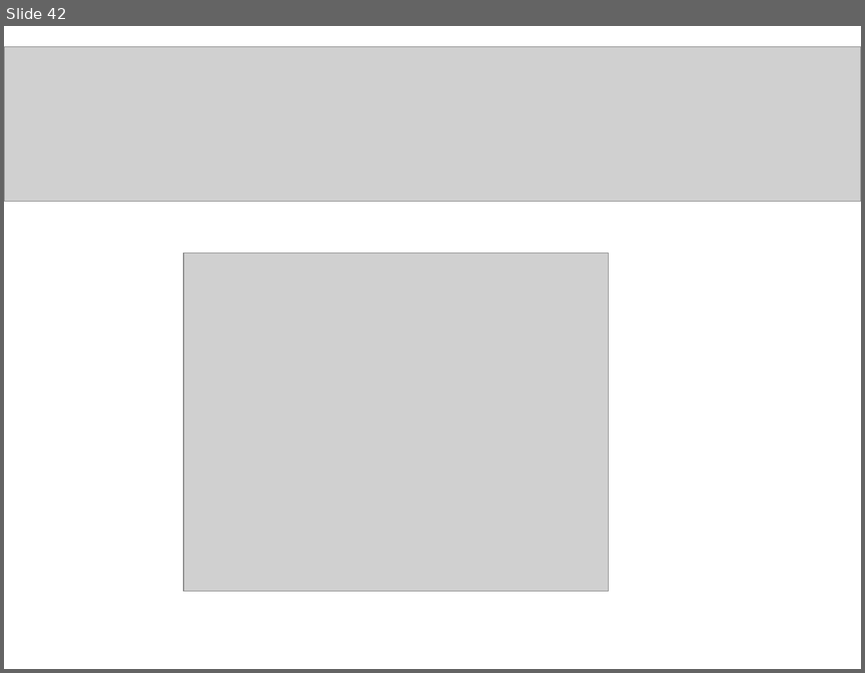
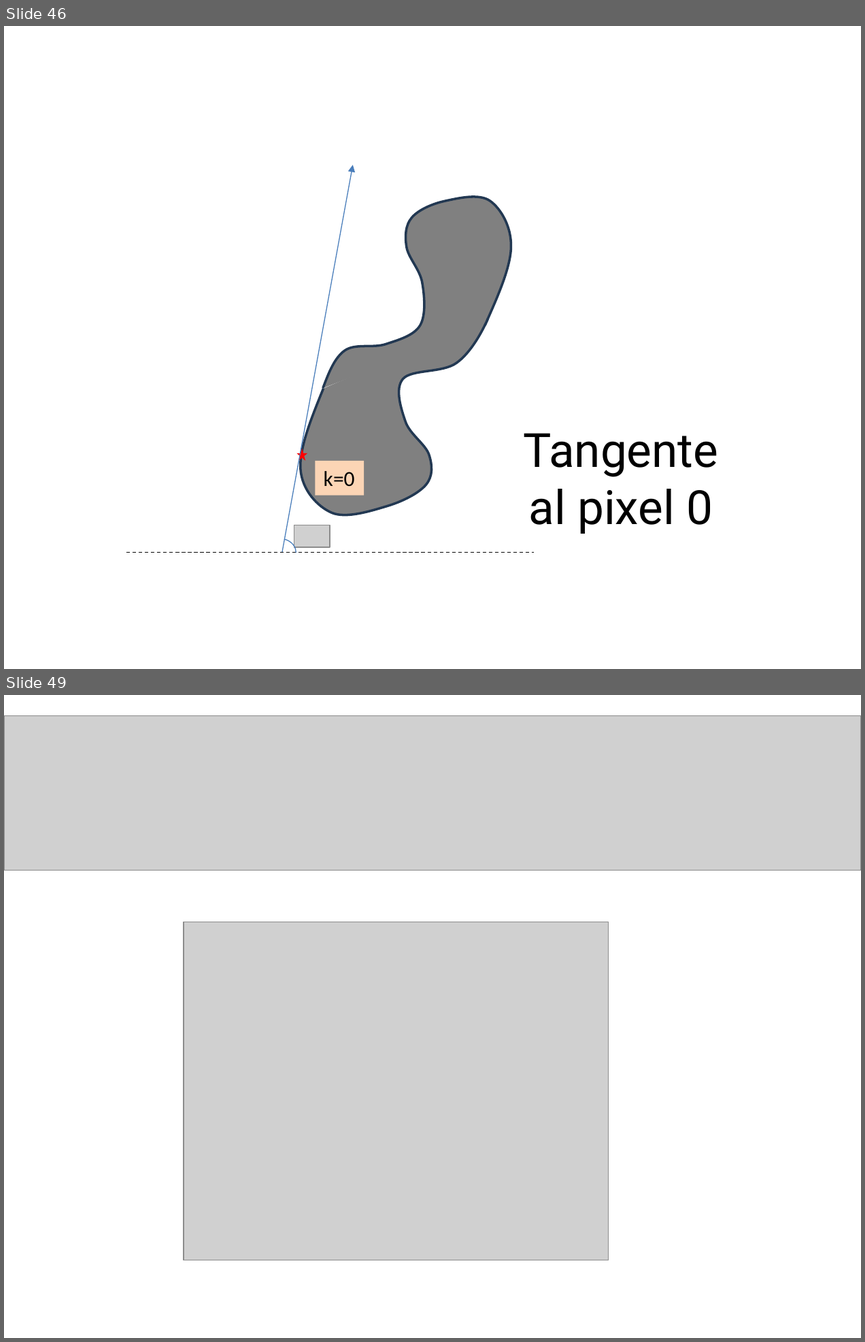
Before and after one commit to MFMG99/patrones, a slide deck: clases/Cap02_Extraccion_de_Caracteristicas/presentations/PAT02_DescriptoresFourier.pptx. Shown one above the other, each under a label of ours: slide 42 before the commit, slides 46 and 49 after it; the slides between them are not shown. The pictures are 865x673 and 865x1342 pixels, drawn with LibreOffice and Linux fonts; fonts in the diff are those of the drawing; grey boxes stand for pictures. Boxes give left, top, right and bottom in pixels: in the first picture for what was removed or moved away, otherwise in the second. Text is boxed around its words. In the diff, an @@ line names an element or a change of style, - is before the commit and + after.

```diff
--- a/clases/Cap02_Extraccion_de_Caracteristicas/presentations/PAT02_DescriptoresFourier.pptx
+++ b/clases/Cap02_Extraccion_de_Caracteristicas/presentations/PAT02_DescriptoresFourier.pptx
@@ slide 46 added at [4,26,861,669], background #FFFFFF @@
@@ arrow added from (283, 552) to (353, 165), #4B7EBC 0.75 pt @@
@@ freeform shape added at [323,197,511,388], fill #808080, outline #233953 2 pt @@
@@ freeform shape added at [286,318,509,520], fill #808080, outline #233953 2 pt @@
@@ title added at [524,433,719,533], 39.6 pt, text #000000 @@
+Tangente
+al pixel 0
@@ star added at [297,448,308,461], fill #FF0000 @@
@@ rectangle added at [315,461,364,495], fill #FCD5B5, 18 pt, text #000000 @@
+k=0
@@ picture added at [294,524,330,547] @@
@@ line added from (126, 552) to (534, 552), #000000 0.75 pt dashed @@
@@ arc (boxed as its full ellipse) added at [262,538,295,567], outline #4B7EBC 0.75 pt @@
@@ what was slide 42 is now slide 49 @@
```
Also in this commit, not shown: 6 slides changed, 16 other slides added, 1 slide removed.
